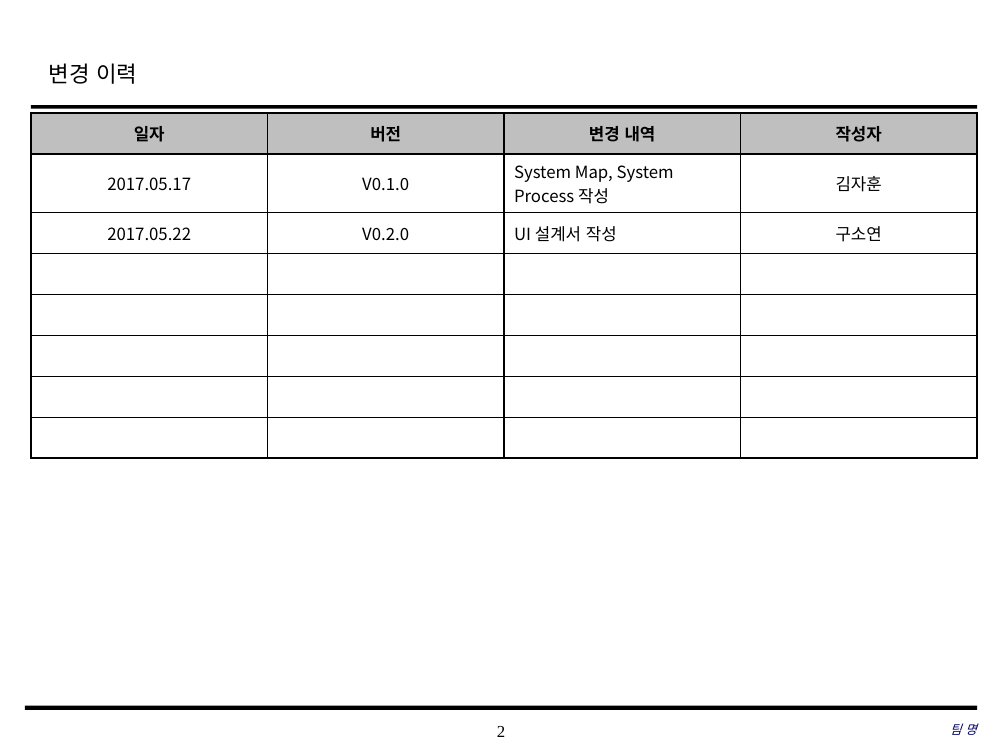
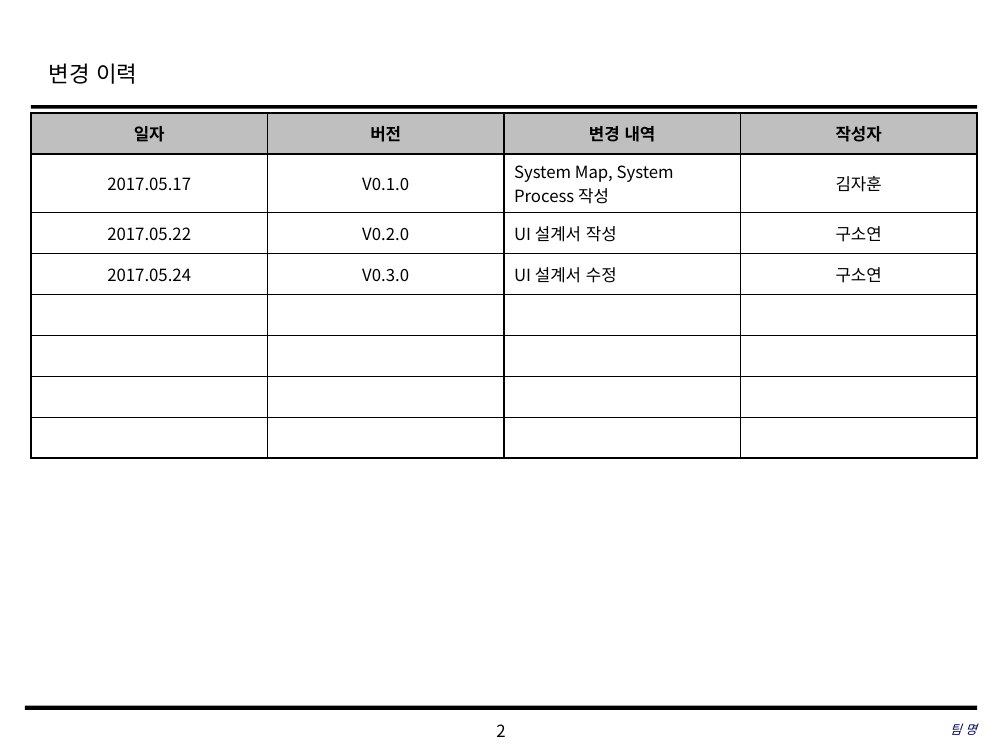
Before and after one commit to SE-admin/7, a slide deck: slide 2 of doc/3_ 설계서/UI Design Template.pptx. Drawn at 1008x756 pixels with LibreOffice and Linux fonts; fonts in the diff are those of the drawing; background and template pictures are left out. Boxes give left, top, right and bottom in pixels: in the first picture for what was removed or moved away, otherwise in the second. Text is boxed around its words. In the diff, an @@ line names an element or a change of style, - is before the commit and + after.

Commit message:
UI Design Template|doc|UI디자인오타수정

```diff
--- a/doc/3_ 설계서/UI Design Template.pptx
+++ b/doc/3_ 설계서/UI Design Template.pptx
@@ table at (31,113,979,450) @@
+row 4: 2017.05.24 | V0.3.0 | UI 설계서 수정 | 구소연
-row 8:  |  |  | 
@@ page number at (496,724,505,737): font Times New Roman to Noto Sans CJK KR @@
```
Also in this commit, not shown: 17 other slides changed.
